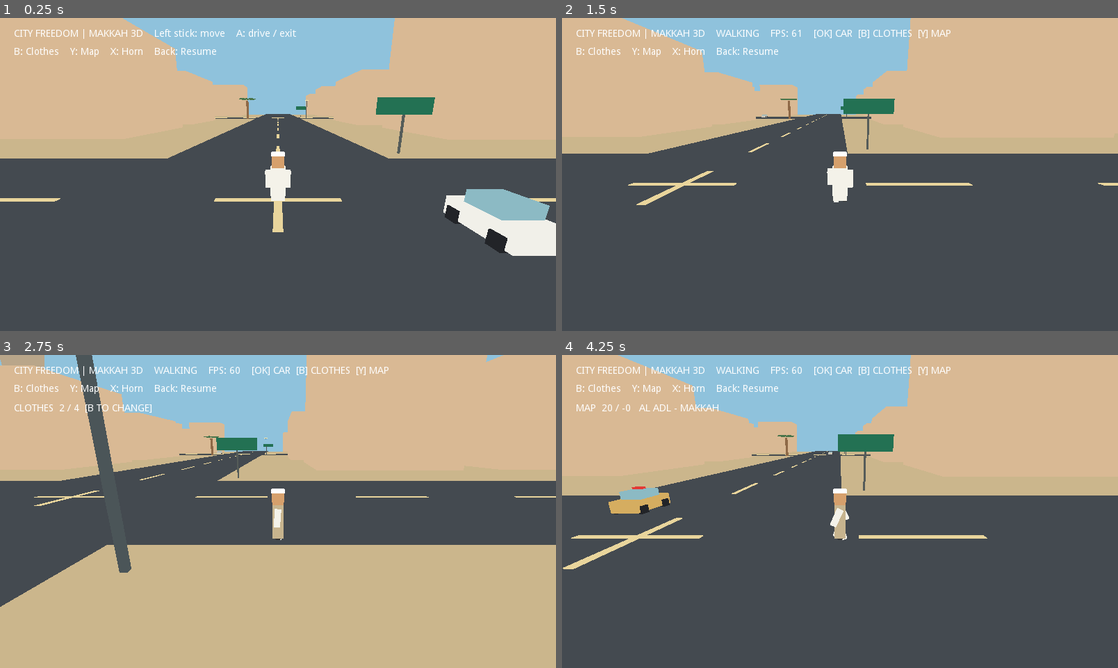
Above: before the commit, frames 1-4 (two rows, left to right).
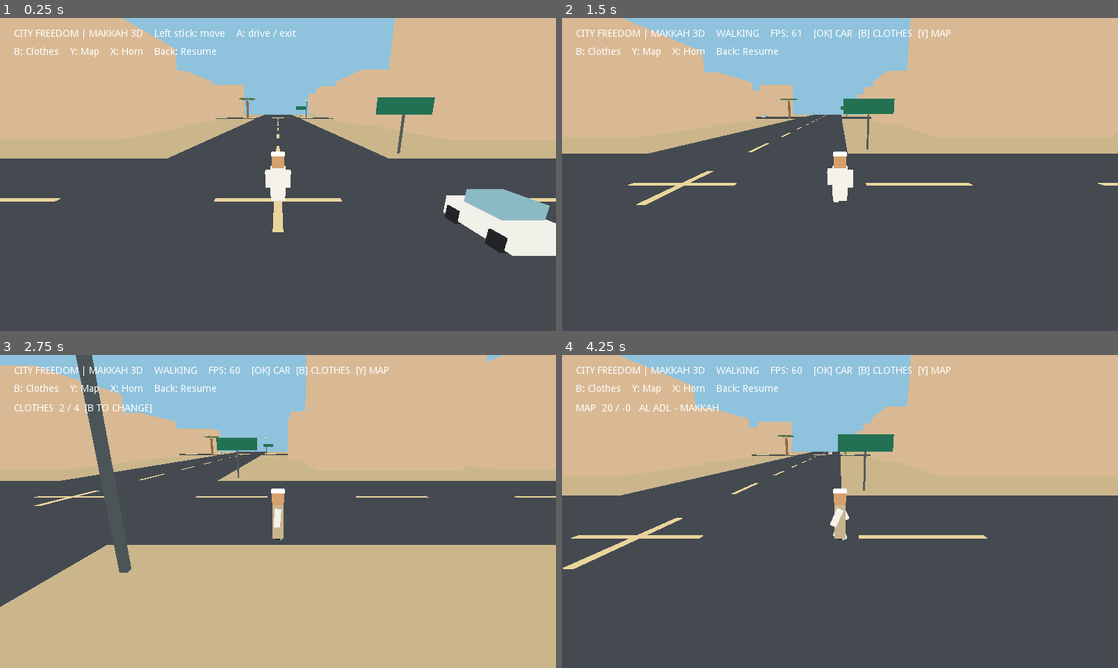
Above: after the commit, the same moments.

Repository: malik5785/FreedomCity
Game: Godot game, scene res://main.tscn
The game is run twice, just before and just after one commit, with the same random seed, the same clock (stepped at 60 frames per second) and the same inputs.
Inputs:
- Up to frame 1 (0.25 s): no input
- Up to frame 2 (1.5 s): tap Enter at 0.5, 0.6 s; hold D 0.53-1.28 s; tap Space at 0.77 s; hold S from 1.28 s (still down); tap E at 1.35 s
- Up to frame 3 (2.75 s): tap Space at 1.52 s; release S at 2.03 s; hold D from 2.03 s (still down); tap B at 2.1 s
- Up to frame 4 (4.25 s): release D at 2.78 s; hold W 2.78-3.53 s; tap H at 2.85 s; tap Space at 3.02, 3.77 s; hold A from 3.53 s (still down); tap M at 3.6 s

The runs differ from the first frame. In frame 1, less than 0.1% of the frame differs, in the area x 42-58%, y 21-36%; in frame 2, less than 0.1%; in frame 3, 0.5%; in frame 4, 0.8%, in the area x 8-53%, y 21-51%.

Commit message:
Optimize 3D Makkah TV gameplay: cache materials, reduce draw calls and actor overhead

Diff:
--- a/main.gd
+++ b/main.gd
@@ -41,6 +41,7 @@
 var horn_frames = 0
 var collision_objects = []
 var landmarks = []
+var material_cache = {}
 var road_names = ["العزيزية  Al Aziziyah", "العـدل  Al Adl", "المسفلة  Al Misfalah", "الشوقية  Al Shawqiyah"]
 func _ready():
 	rng.seed = 20261103
@@ -54,9 +55,12 @@
 	_make_ui()
 	set_physics_process(true)
 func _mat(c):
+	var key = c.to_html()
+	if material_cache.has(key): return material_cache[key]
 	var m = SpatialMaterial.new()
 	m.albedo_color = c
 	m.flags_unshaded = true
+	material_cache[key] = m
 	return m
 func _cube(parent, pos, size, color):
 	var mi = MeshInstance.new()
@@ -136,7 +140,7 @@
 	# Draw lane stripes as a single MultiMesh.
 	var stripes=[]
 	for n in range(-WORLD,WORLD+1):
-		for j in range(-22,23):
+		for j in range(-18,19):
 			stripes.append(Transform(Basis().scaled(Vector3(0.5,0.06,8)),Vector3(n*BLOCK,0.13,j*18)))
 			stripes.append(Transform(Basis().scaled(Vector3(8,0.06,0.5)),Vector3(j*18,0.13,n*BLOCK)))
 	var stripe=MultiMesh.new()
@@ -185,12 +189,12 @@
 	vehicle.visible=false
 	camera=Camera.new()
 	camera.current=true
-	camera.far=245
+	camera.far=220
 	camera.fov=67
 	add_child(camera)
 	_update_camera()
 func _make_traffic():
-	for i in range(36):
+	for i in range(18):
 		var root=Spatial.new()
 		add_child(root)
 		var axis=i%2
@@ -214,7 +218,7 @@
 			_cube(root,Vector3(0,2.05,0),Vector3(0.9,0.15,0.4),Color("#e33a36"))
 		traffic.append([root,axis,1 if i%2==0 else -1,rng.randf_range(12,23)])
 		car_specs.append([i%9,i%10])
-	for i in range(12):
+	for i in range(8):
 		var root=Spatial.new()
 		add_child(root)
 		_cube(root,Vector3(0,0.95,0),Vector3(0.65,1.8,0.6),Color("#f7f3e8") if i%3!=0 else Color("#282d36"))
@@ -327,7 +331,7 @@
 		avatar.visible=true
 		vehicle.visible=false
 		return
-	var nearest=9.0
+	var nearest=12.0
 	var choice=-1
 	for i in range(traffic.size()):
 		var d=traffic[i][0].translation.distance_to(avatar.translation)
@@ -373,7 +377,7 @@
 			_cube(haram,Vector3(x,21,z),Vector3(5,38,5),Color("#eee6d4"))
 			_cube(haram,Vector3(x,41,z),Vector3(7,3,7),Color("#b8aa8b"))
 	# Mountain silhouettes in the distance; not expensive terrain geometry.
-	for i in range(16):
+	for i in range(8):
 		var mountain=Spatial.new()
 		add_child(mountain)
 		var angle=float(i)*TAU/16.0
